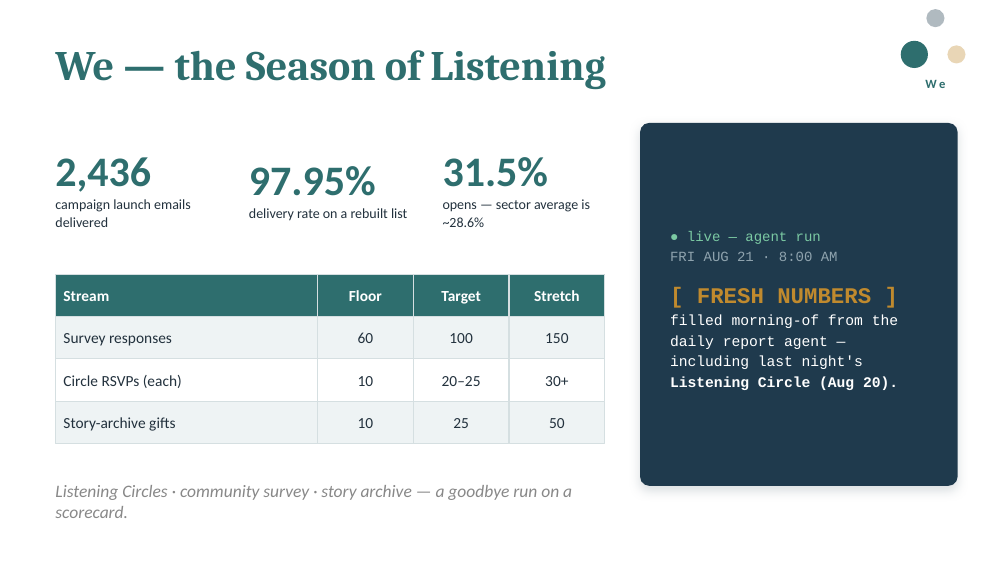
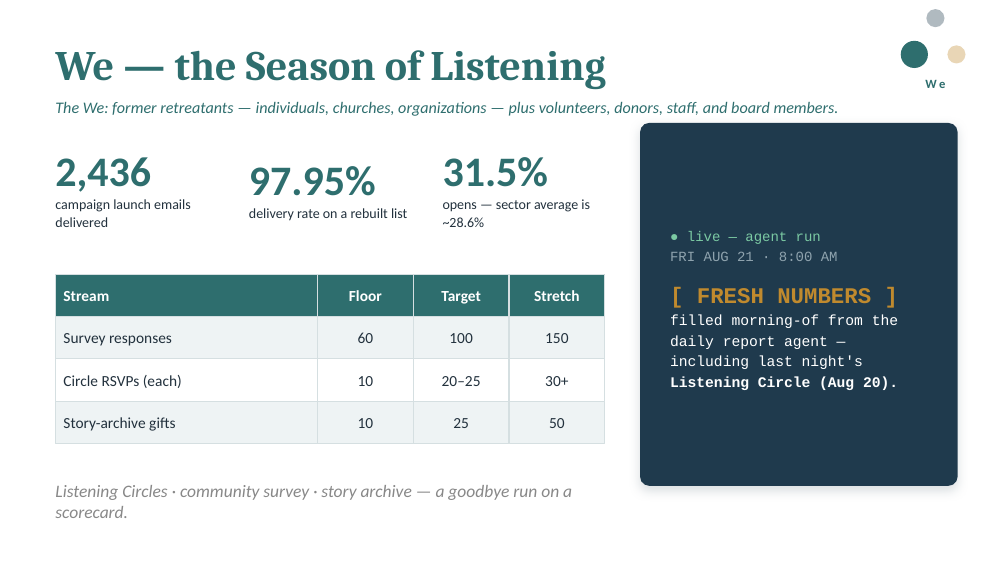
Before and after one commit to PaulHalvorson/agnt-neo, a slide deck: slide 6 of proof-to-pipeline/deck/EAIO_TriadSynergy_Deck_V1.pptx (slide 5 before the commit). Drawn at 1008x567 pixels with LibreOffice and Linux fonts; fonts in the diff are those of the drawing. Boxes give left, top, right and bottom in pixels: in the first picture for what was removed or moved away, otherwise in the second. Text is boxed around its words. In the diff, an @@ line names an element or a change of style, - is before the commit and + after.

```diff
--- a/proof-to-pipeline/deck/EAIO_TriadSynergy_Deck_V1.pptx
+++ b/proof-to-pipeline/deck/EAIO_TriadSynergy_Deck_V1.pptx
@@ text added at (55, 102, 839, 116), 11.5 pt, text #2E6E6E, italic @@
+The We: former retreatants — individuals, churches, organizations — plus volunteers, donors, staff, and board members.
```
Also in this commit, not shown: 5 other slides changed, 1 slide added, 2 other files.
